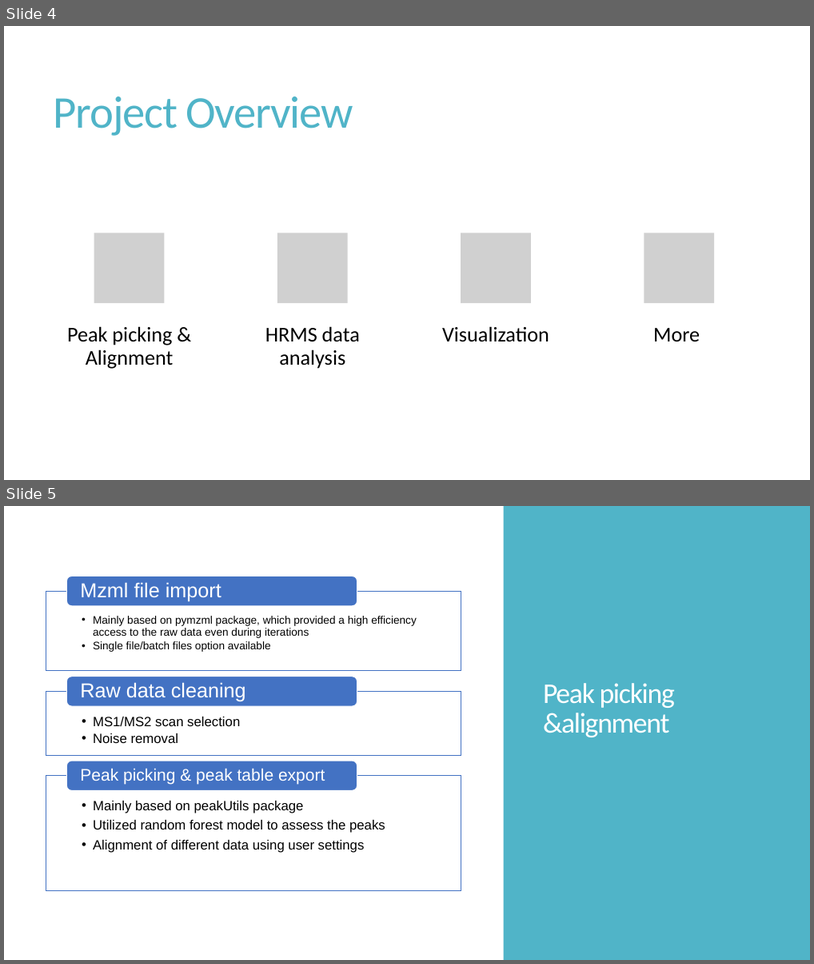
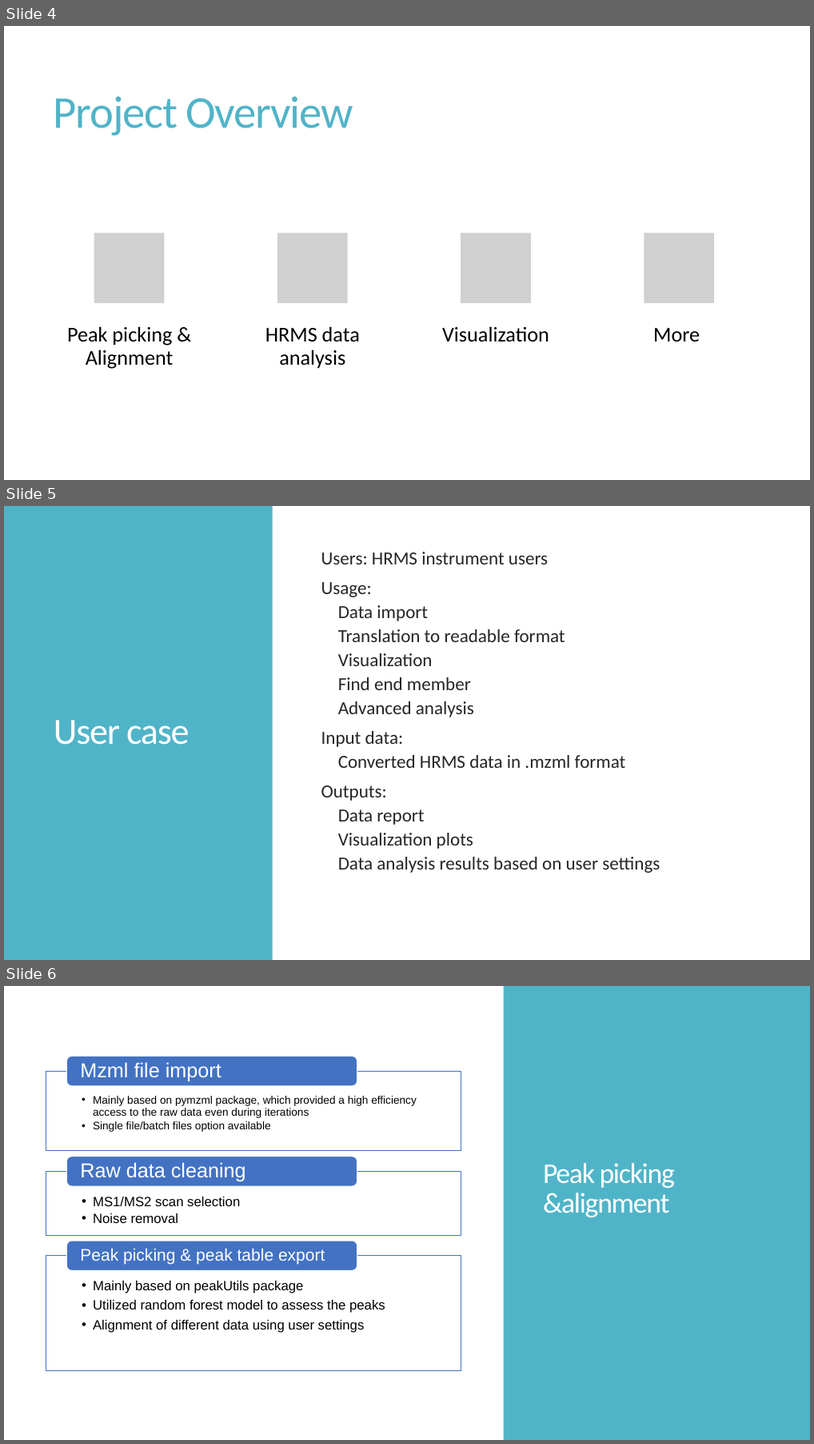
Before and after one commit to XiminHu/mass-suite, a slide deck: doc/20200623 Showcase.pptx. Shown one above the other, each under a label of ours: slides 4 and 5 before the commit, slides 4, 5 and 6 after it. The pictures are 814x964 and 814x1444 pixels, drawn with LibreOffice and Linux fonts; fonts in the diff are those of the drawing; grey boxes stand for pictures. Boxes give left, top, right and bottom in pixels: in the first picture for what was removed or moved away, otherwise in the second. Text is boxed around its words. In the diff, an @@ line names an element or a change of style, - is before the commit and + after.

```diff
--- a/doc/20200623 Showcase.pptx
+++ b/doc/20200623 Showcase.pptx
@@ slide 5 added at (x1=4, y1=506, x2=810, y2=960), background #FFFFFF @@
@@ rectangle added at (x1=4, y1=506, x2=273, y2=960), fill #50B4C8 @@
@@ text added at (x1=322, y1=552, x2=660, y2=872), 22 pt, text #262626 @@
+  Users: HRMS instrument users
+  Usage:
+    Data import
+    Translation to readable format
+    Visualization
+    Find end member
+    Advanced analysis
+  Input data:
+    Converted HRMS data in .mzml format
+  Outputs:
+    Data report
+    Visualization plots
+    Data analysis results based on user settings
@@ title added at (x1=54, y1=720, x2=190, y2=744), 44 pt, text #FFFFFF @@
+User case
@@ what was slide 5 is now slide 6 @@
```
Also in this commit, not shown: 1 other file.
